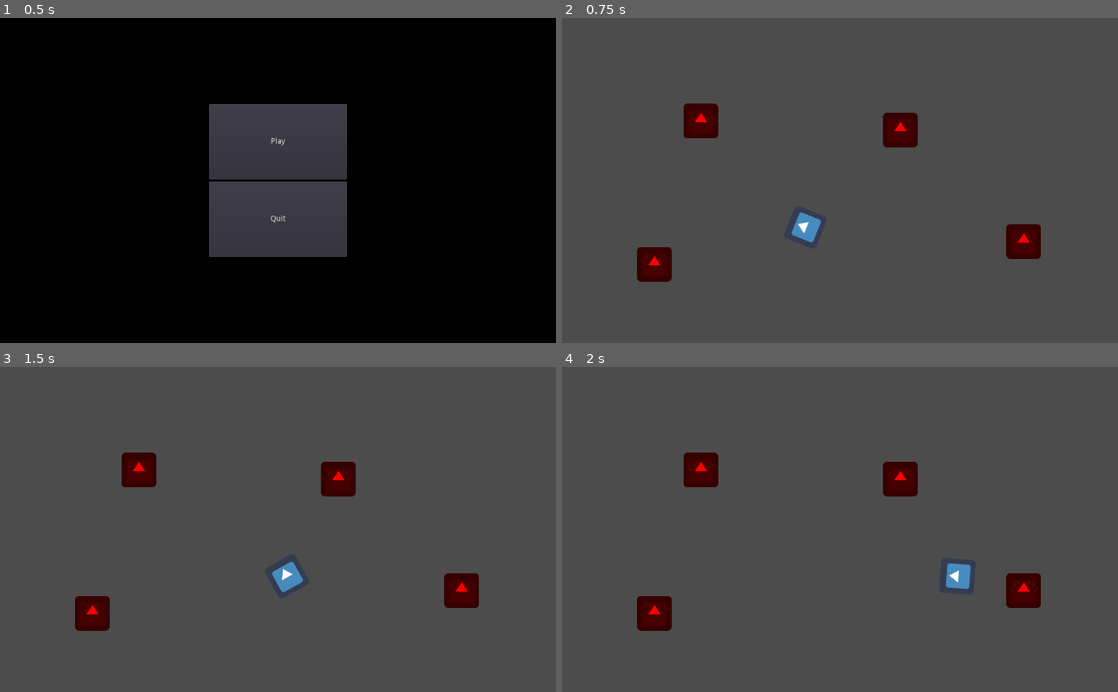
Above: before the commit, frames 1-4 (two rows, left to right).
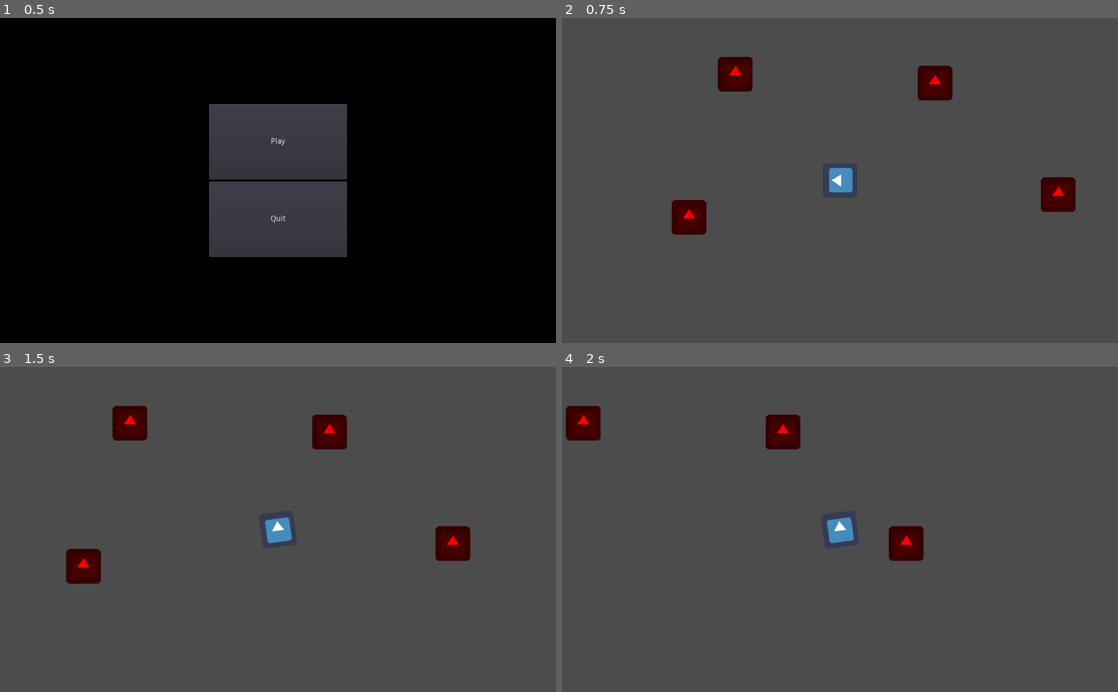
Above: after the commit, the same moments.

Repository: hamzasclone2/untitled-pokemon-game
Game: Godot game, scene res://Scenes/MainMenu.tscn
The game is run twice, just before and just after one commit, with the same random seed, the same clock (stepped at 60 frames per second) and the same inputs. The engine's default icon, where the game draws it, is replaced by a stand-in: a white triangle on a blue panel in a dark square.
Inputs (mouse positions are in pixels of both pictures, inside the frame that each line leads up to):
- Up to frame 1 (0.5 s): no input
- Up to frame 2 (0.75 s): click "Play" at 0.5 s
- Up to frame 3 (1.5 s): tap Enter at 1.25 s; move the mouse to (400, 513) at 1.27 s; hold D (right) from 1.28 s (still down); click (400, 513) at 1.35 s
- Up to frame 4 (2 s): keep holding D (right)

Frame 1 is identical in both runs. In frame 2, 6.0% of the frame differs, in the area x 13-93%, y 11-82%; in frame 3, 6.0%, in the area x 11-87%, y 11-82%; in frame 4, 5.3%.

Commit message:
camera tracks player

Diff:
--- a/Scenes/Player.tscn
+++ b/Scenes/Player.tscn
@@ -27,3 +27,6 @@
 visible = false
 position = Vector2( 41.2945, -6.48914 )
 rotation = 1.97916
+
+[node name="Camera2D" type="Camera2D" parent="."]
+current = true
